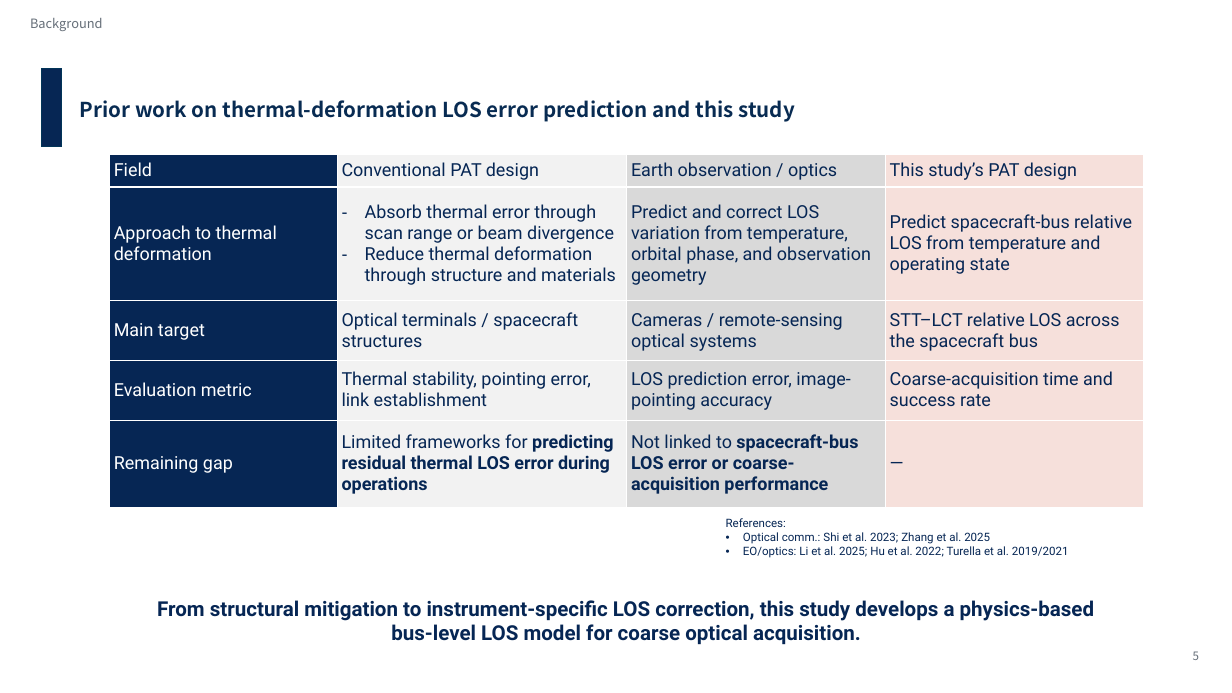
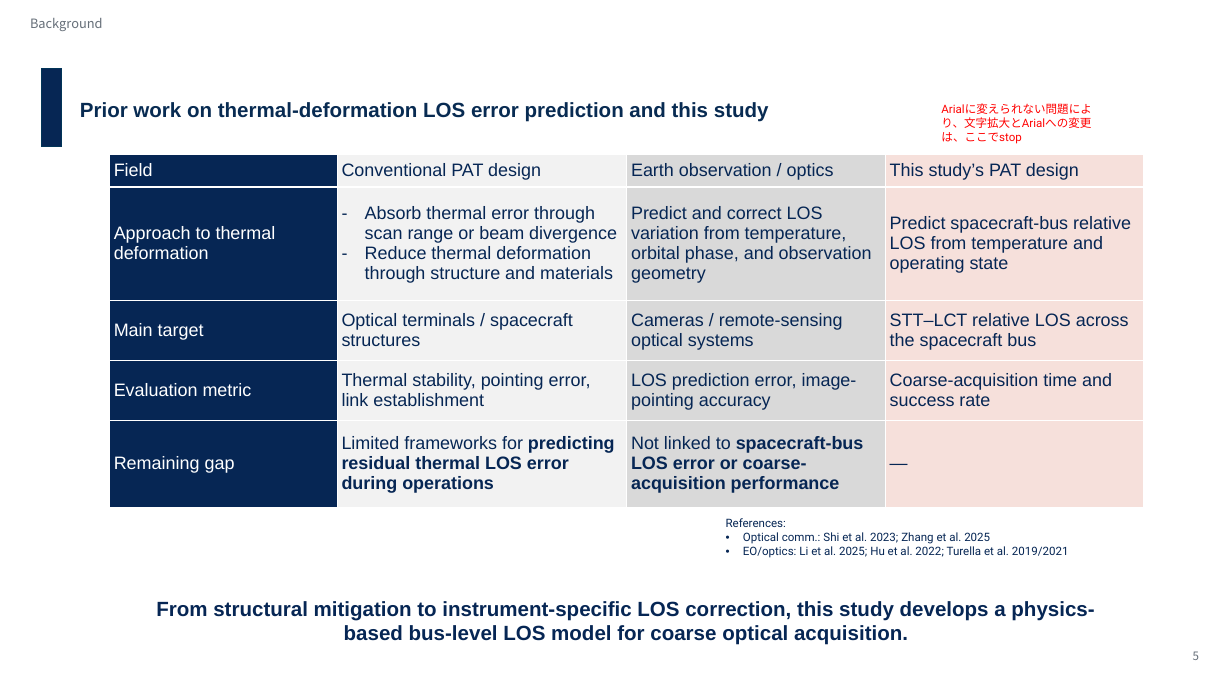
Before and after one commit to Hideki-1029/thermal-deformation-optcomm, a slide deck: slide 5 of papers/ICSO/slides/en_ICSO2026_slides_takamoto.pptx. Drawn at 1232x693 pixels with LibreOffice and Linux fonts; fonts in the diff are those of the drawing; background and template pictures are left out. Boxes give left, top, right and bottom in pixels: in the first picture for what was removed or moved away, otherwise in the second. Text is boxed around its words. In the diff, an @@ line names an element or a change of style, - is before the commit and + after.

Commit message:
スライド修正。フォント問題あとで調べる

```diff
--- a/papers/ICSO/slides/en_ICSO2026_slides_takamoto.pptx
+++ b/papers/ICSO/slides/en_ICSO2026_slides_takamoto.pptx
@@ text "Prior work on thermal-deformation LOS ..." at (80, 102, 769, 122): font Noto Sans CJK JP to Arial @@
@@ text added at (941, 117, 1091, 144), 18 pt, text #FF0000 @@
+Arialに変えられない問題により、文字拡大とArialへの変更は、ここでstop
@@ table at (109, 154, 1144, 507) @@
@@ font Roboto to Arial @@
@@ text "From structural mitigation to instrument-specific ..." at (156, 601, 1094, 645): font Roboto to Arial @@
```
Also in this commit, not shown: 14 other slides changed, 1 other file.
